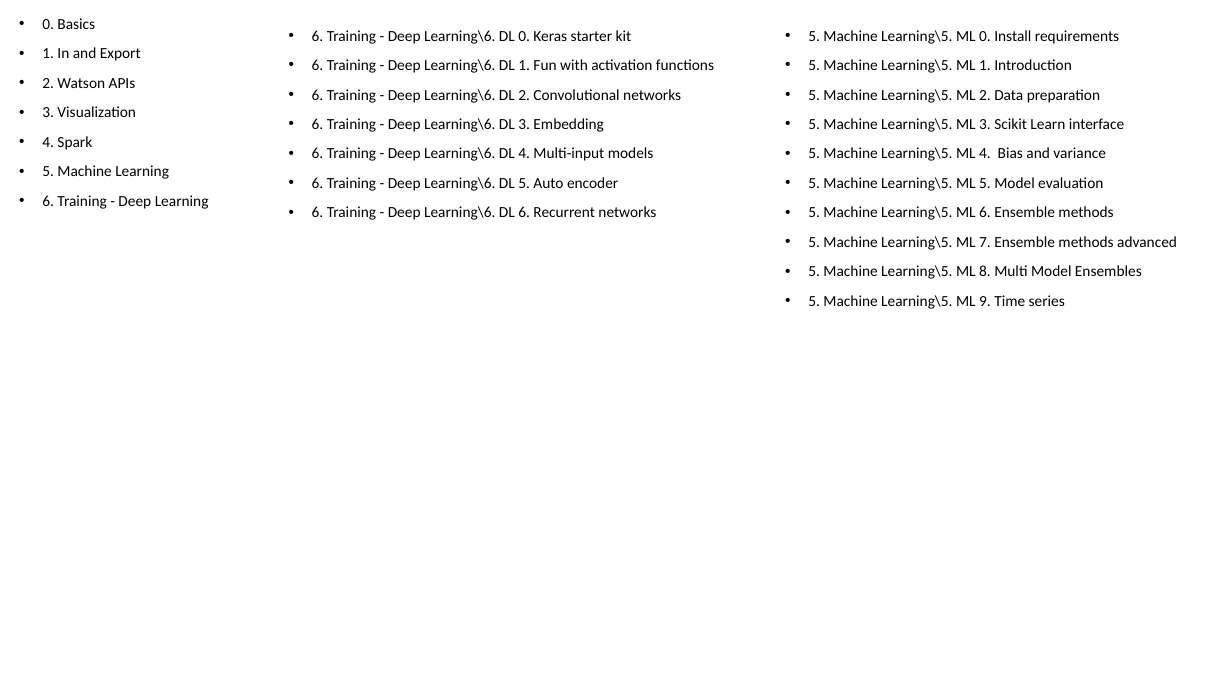
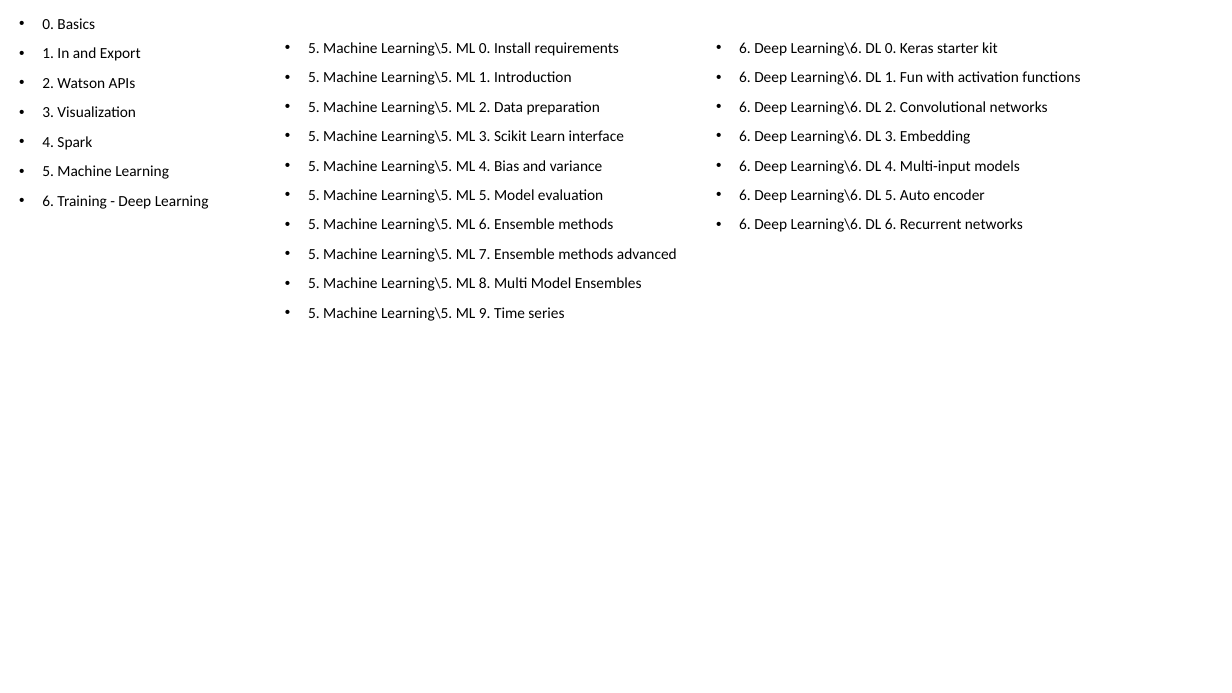
Before and after one commit to Bootcampanalytics/Training-material, a slide deck: slide 11 of Class intro.pptx. Drawn at 1232x693 pixels with LibreOffice and Linux fonts; fonts in the diff are those of the drawing. Boxes give left, top, right and bottom in pixels: in the first picture for what was removed or moved away, otherwise in the second. Text is boxed around its words. In the diff, an @@ line names an element or a change of style, - is before the commit and + after.

```diff
--- a/Class intro.pptx
+++ b/Class intro.pptx
@@ text "5. Machine Learning\5. ML 0. ...": place and size @@
-text "5. Machine Learning\5. ML 0. ..." at (808,30,1177,309)
+text "5. Machine Learning\5. ML 0. ..." at (308,42,677,321)
@@ text at (739,42,1080,232): text changed @@
-• 6. Training - Deep Learning\6. DL 0. Keras starter kit
-• 6. Training - Deep Learning\6. DL 1. Fun with activation functions
-• 6. Training - Deep Learning\6. DL 2. Convolutional networks
-• 6. Training - Deep Learning\6. DL 3. Embedding
-• 6. Training - Deep Learning\6. DL 4. Multi-input models
-• 6. Training - Deep Learning\6. DL 5. Auto encoder
-• 6. Training - Deep Learning\6. DL 6. Recurrent networks
+• 6. Deep Learning\6. DL 0. Keras starter kit
+• 6. Deep Learning\6. DL 1. Fun with activation functions
+• 6. Deep Learning\6. DL 2. Convolutional networks
+• 6. Deep Learning\6. DL 3. Embedding
+• 6. Deep Learning\6. DL 4. Multi-input models
+• 6. Deep Learning\6. DL 5. Auto encoder
+• 6. Deep Learning\6. DL 6. Recurrent networks
```
Also in this commit, not shown: 2 other slides changed, 20 other files.
